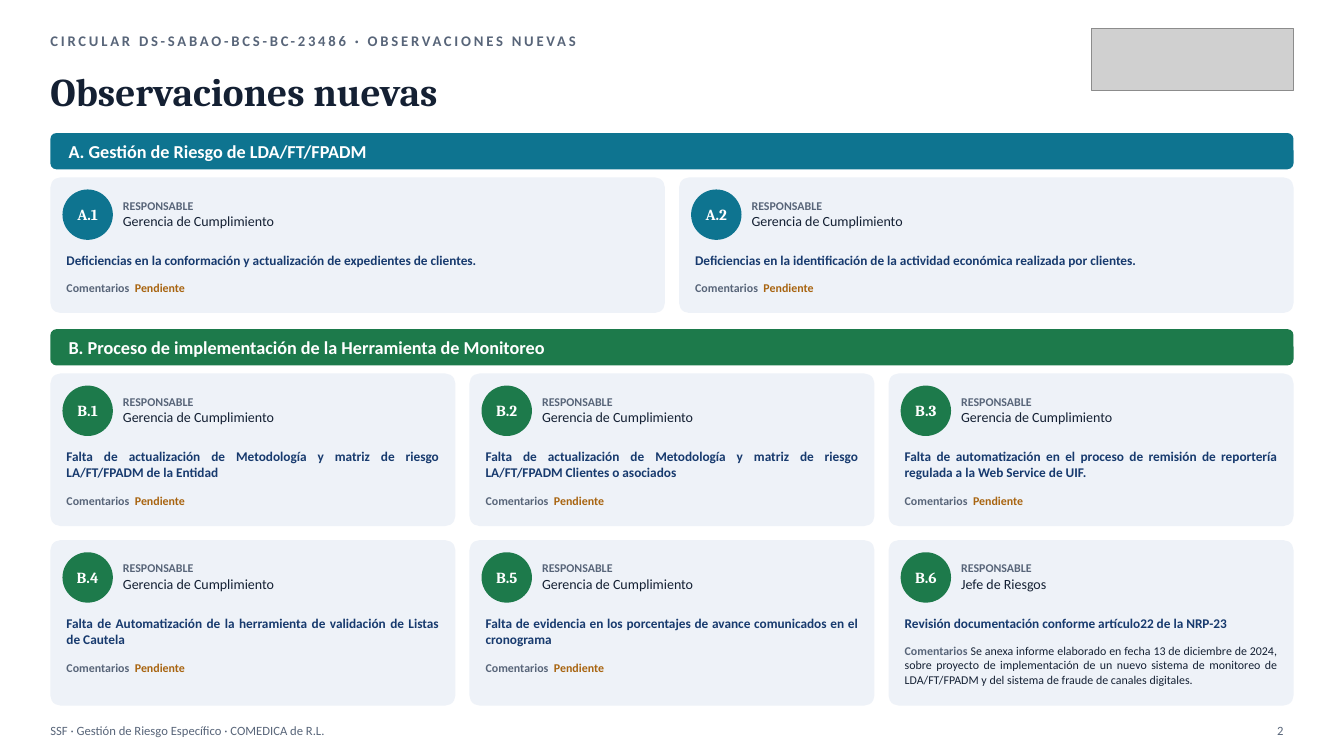
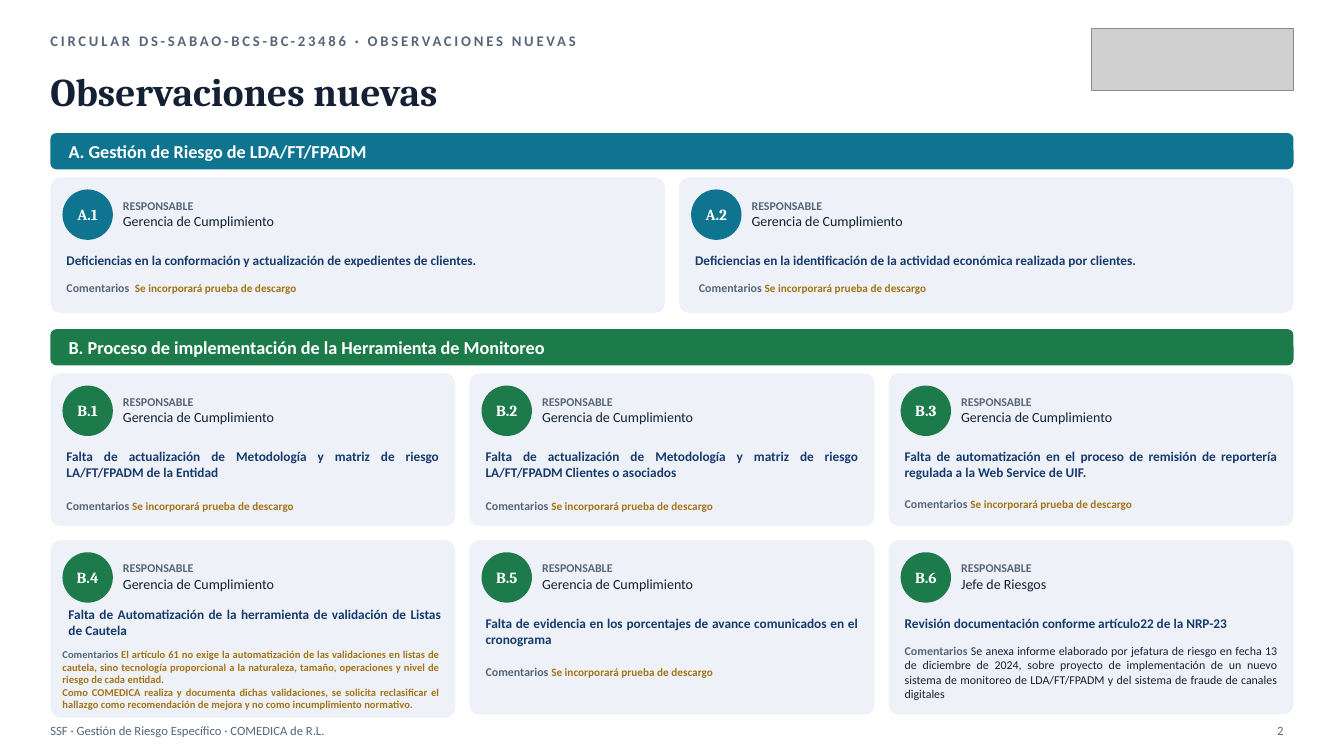
Before and after one commit to menjivar201280/riesgo, a slide deck: slide 2 of supervision-gobierno-corporativo/Gestion_Riesgo_Especifico_DS-SABAO-BCS-BC-23486.pptx. Drawn at 1344x756 pixels with LibreOffice and Linux fonts; fonts in the diff are those of the drawing; grey boxes stand for pictures. Boxes give left, top, right and bottom in pixels: in the first picture for what was removed or moved away, otherwise in the second. Text is boxed around its words. In the diff, an @@ line names an element or a change of style, - is before the commit and + after.

```diff
--- a/supervision-gobierno-corporativo/Gestion_Riesgo_Especifico_DS-SABAO-BCS-BC-23486.pptx
+++ b/supervision-gobierno-corporativo/Gestion_Riesgo_Especifico_DS-SABAO-BCS-BC-23486.pptx
@@ text at <box>66,283,296,294</box>: text changed; size 8.5 to 8 pt; text colour #586579 to #A37317 @@
-Comentarios Pendiente
+Comentarios Se incorporará prueba de descargo
@@ text at <box>699,284,926,294</box>: text changed; size 8.5 to 8 pt; text colour #586579 to #A37317 @@
-Comentarios Pendiente
+Comentarios Se incorporará prueba de descargo
@@ text removed at <box>66,496,185,505</box> @@
-Comentarios Pendiente
@@ text added at <box>66,501,293,512</box>, 8 pt, text #A37317, bold @@
+Comentarios Se incorporará prueba de descargo
@@ text removed at <box>486,496,604,505</box> @@
-Comentarios Pendiente
@@ text added at <box>486,501,712,512</box>, 8 pt, text #A37317, bold @@
+Comentarios Se incorporará prueba de descargo
@@ text removed at <box>905,496,1023,505</box> @@
-Comentarios Pendiente
@@ text added at <box>905,499,1131,510</box>, 8 pt, text #A37317, bold @@
+Comentarios Se incorporará prueba de descargo
@@ rounded rectangle: place and size @@
-rounded rectangle at <box>50,540,456,706</box>
+rounded rectangle at <box>50,540,456,718</box>
@@ rounded rectangle: place and size @@
-rounded rectangle at <box>470,540,875,706</box>
+rounded rectangle at <box>470,540,875,715</box>
@@ rounded rectangle: place and size @@
-rounded rectangle at <box>889,540,1295,706</box>
+rounded rectangle at <box>889,540,1295,715</box>
@@ text "Falta de Automatización de la ...": place and size @@
-text "Falta de Automatización de la ..." at <box>66,618,438,644</box>
+text "Falta de Automatización de la ..." at <box>68,609,441,635</box>
@@ text at <box>62,650,439,710</box>: text changed; size 8.5 to 7.5 pt; text colour #586579 to #A37317 @@
-Comentarios Pendiente
+Comentarios El artículo 61 no exige la automatización de las validaciones en listas de cautela, sino tecnología proporcional a la naturaleza, tamaño, operaciones y nivel de riesgo de cada entidad.
+Como COMEDICA realiza y documenta dichas validaciones, se solicita reclasificar el hallazgo como recomendación de mejora y no como incumplimiento normativo.
@@ text at <box>905,646,1277,700</box>: text changed @@
-Comentarios Se anexa informe elaborado en fecha 13 de diciembre de 2024, sobre proyecto de implementación de un nuevo sistema de monitoreo de LDA/FT/FPADM y del sistema de fraude de canales digitales.
+Comentarios Se anexa informe elaborado por jefatura de riesgo en fecha 13 de diciembre de 2024, sobre proyecto de implementación de un nuevo sistema de monitoreo de LDA/FT/FPADM y del sistema de fraude de canales digitales
@@ text removed at <box>486,663,604,672</box> @@
-Comentarios Pendiente
@@ text added at <box>486,667,712,678</box>, 8 pt, text #A37317, bold @@
+Comentarios Se incorporará prueba de descargo
```
Also in this commit, not shown: 2 other slides changed.
